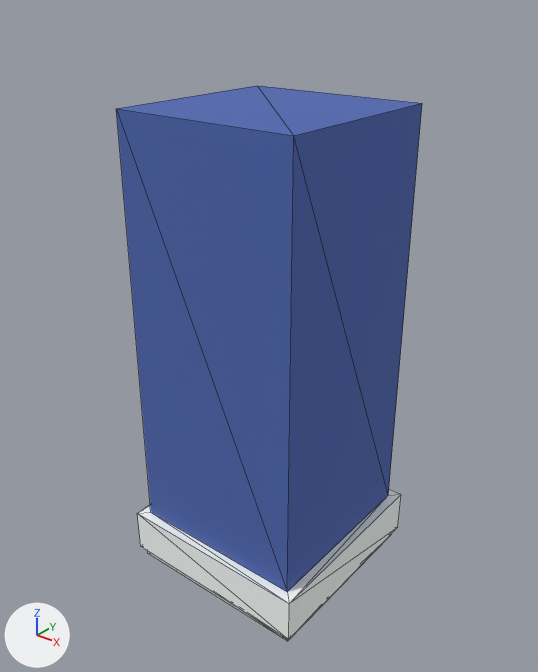
Renders of the OBJ model assets/Myobj/Luffy/RightUpperLeg.obj from each side of a commit.
Before and after are seen from a camera (50 mm lens) standing at (7.94, -10.01, 11.26) and looking at (-0.02, -0.06, 5.09). The lights are fixed; the arrows at lower left show +X, +Y and +Z. Mesh edges are drawn as thin lines. Where no turn or scale is listed for an object, it has been applied to the vertices. Vertices at the same position are counted once.

The scene before the commit, as lines of its bpy script (objects in view):
```python
me_untitled = bpy.data.meshes.new('Untitled')
me_untitled.from_pydata(...)  # 28 vertices, 52 faces; spans x -2.0..2.0, y -2.0..2.0, z 0.0..9.3
me_untitled.materials.append(mat_palette)  # picture img_rightupperleg_png
# before: 10 (-1.8, -1.8, 9.3) at pixel (116, 108), 11 (-1.8, 1.8, 9.3) at pixel (257, 85), 14 (1.8, -1.8, 9.3) at pixel (293, 135), 15 (1.8, 1.8, 9.3) at pixel (422, 103)
ob_untitled = bpy.data.objects.new('Untitled', me_untitled)
ob_untitled.location = (0.0, 0.0, 0.0)
```
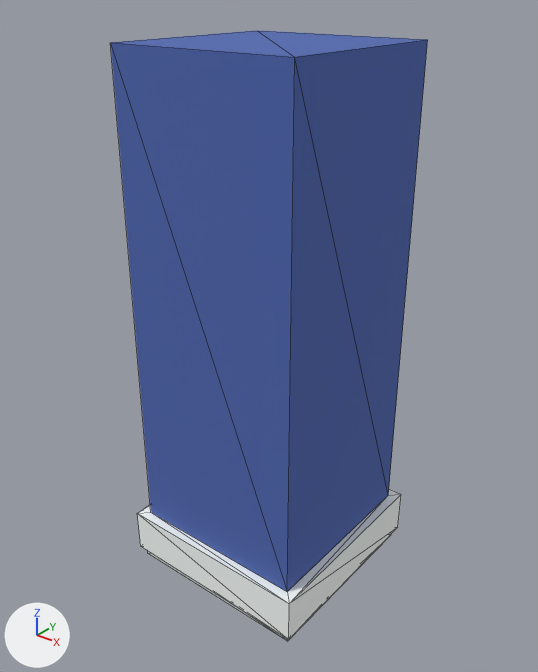
What changed in the scene script:
```text
Change me_untitled:
    where me_untitled.from_pydata(...)  # 28 vertices, 52 faces; spans x -2.0..2.0, y -2.0..2.0, z 0.0..9.3
    used by ob_untitled; location = (0.0, 0.0, 0.0)
    me_untitled part 1
    add for i in [10, 11, 14, 15]: me_untitled.vertices[i].co += Vector((0.0, 0.0, 1.0))
```

Where the change shows, as pixel boxes (x1, y1, x2, y2) in the pictures (538 x 672 px; the box of a moved part takes in the faces that stretch with it):
'Untitled', reshaped (10% taller): before (116, 85, 422, 642); after (110, 30, 428, 642)
part 1 of me_untitled, moved or reshaped: before (116, 85, 422, 578); after (110, 30, 428, 578)
